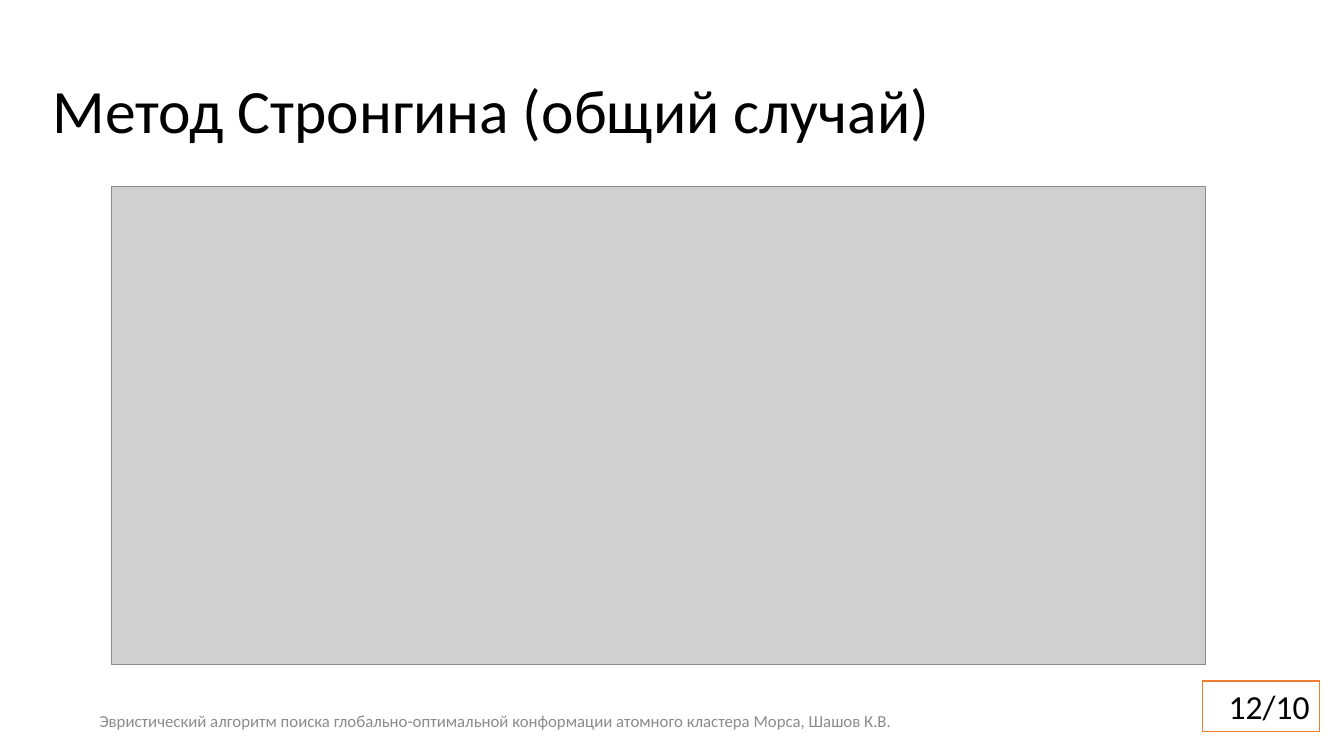
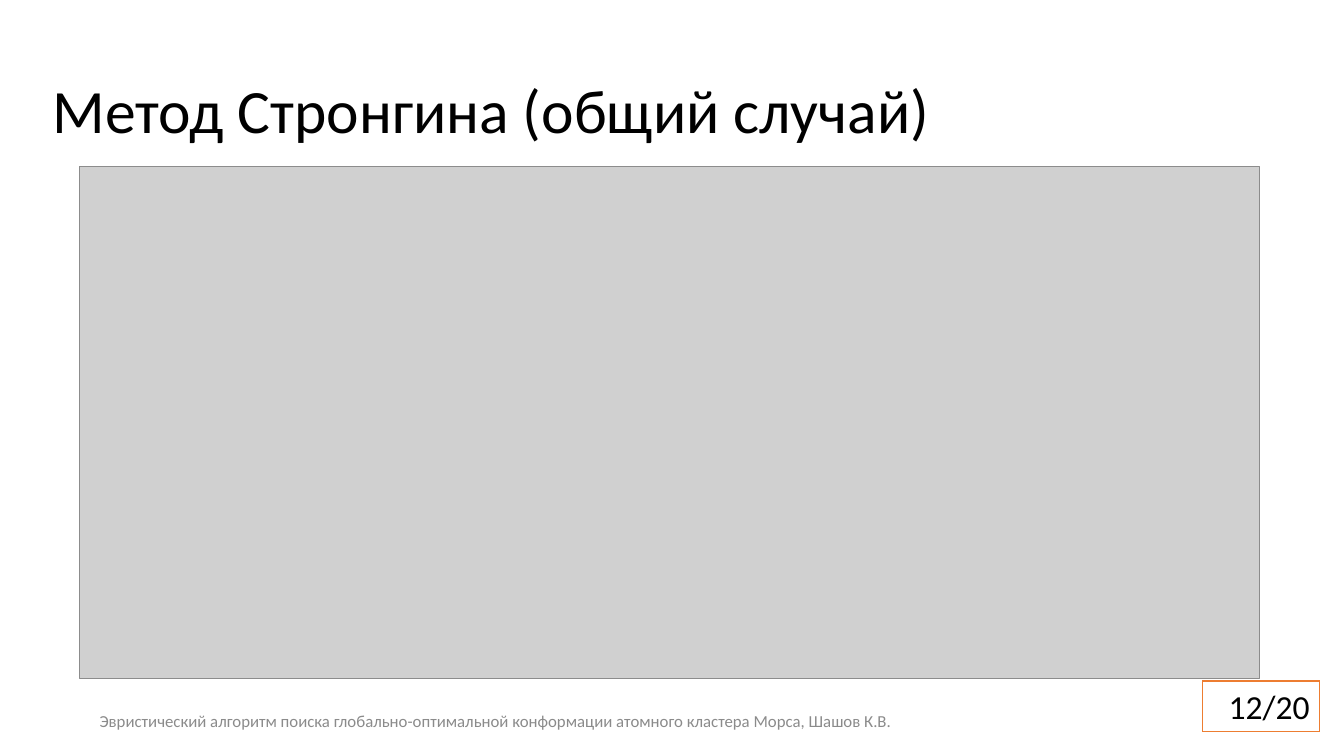
Before and after one commit to kshashov/morse-cluster, a slide deck: slide 12 of docs/6224М Шашов.pptx. Drawn at 1344x756 pixels with LibreOffice and Linux fonts; fonts in the diff are those of the drawing; grey boxes stand for pictures. Boxes give left, top, right and bottom in pixels: in the first picture for what was removed or moved away, otherwise in the second. Text is boxed around its words. In the diff, an @@ line names an element or a change of style, - is before the commit and + after.

```diff
--- a/docs/6224М Шашов.pptx
+++ b/docs/6224М Шашов.pptx
@@ picture: place and size @@
-picture at <box>112,187,1206,664</box>
+picture at <box>80,166,1260,679</box>
@@ page number at <box>1229,695,1310,721</box>: text changed @@
-12/10
+12/20
```
Also in this commit, not shown: 10 other slides changed, 1 slide removed, 3 other files.
